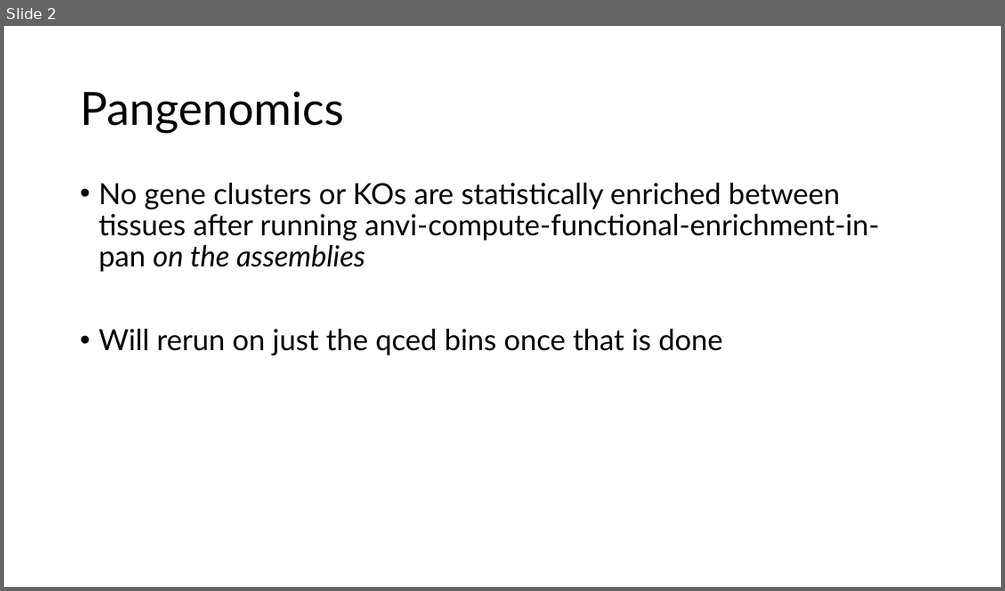
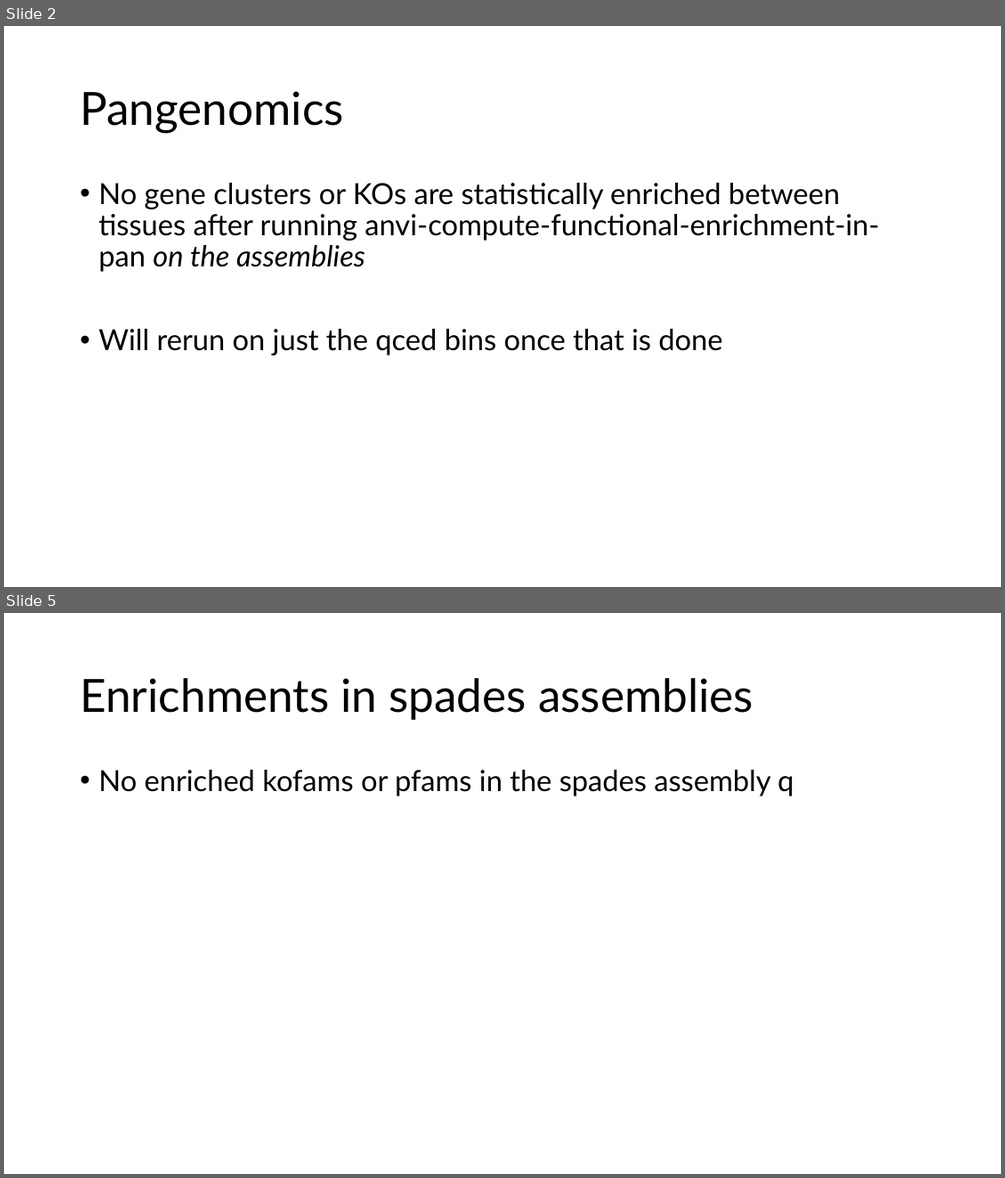
Before and after one commit to jjcolgan/snvAnalysis, a slide deck: pangenomicsAnalysis/pangenomics lab notebook.pptx. Shown one above the other, each under a label of ours: slide 2 before the commit, slides 2 and 5 after it; the slides between them are not shown. The pictures are 1005x591 and 1005x1178 pixels, drawn with LibreOffice and Linux fonts; fonts in the diff are those of the drawing. Boxes give left, top, right and bottom in pixels: in the first picture for what was removed or moved away, otherwise in the second. Text is boxed around its words. In the diff, an @@ line names an element or a change of style, - is before the commit and + after.

```diff
--- a/pangenomicsAnalysis/pangenomics lab notebook.pptx
+++ b/pangenomicsAnalysis/pangenomics lab notebook.pptx
@@ slide 5 added at [4, 613, 1001, 1174], background #FFFFFF @@
@@ title added at [80, 678, 753, 720], 44 pt, text #000000 @@
+Enrichments in spades assemblies
@@ text added at [98, 770, 793, 796], 28 pt, text #000000 @@
+• No enriched kofams or pfams in the spades assembly q
```
Also in this commit, not shown: 3 other slides added, 8 other files.
